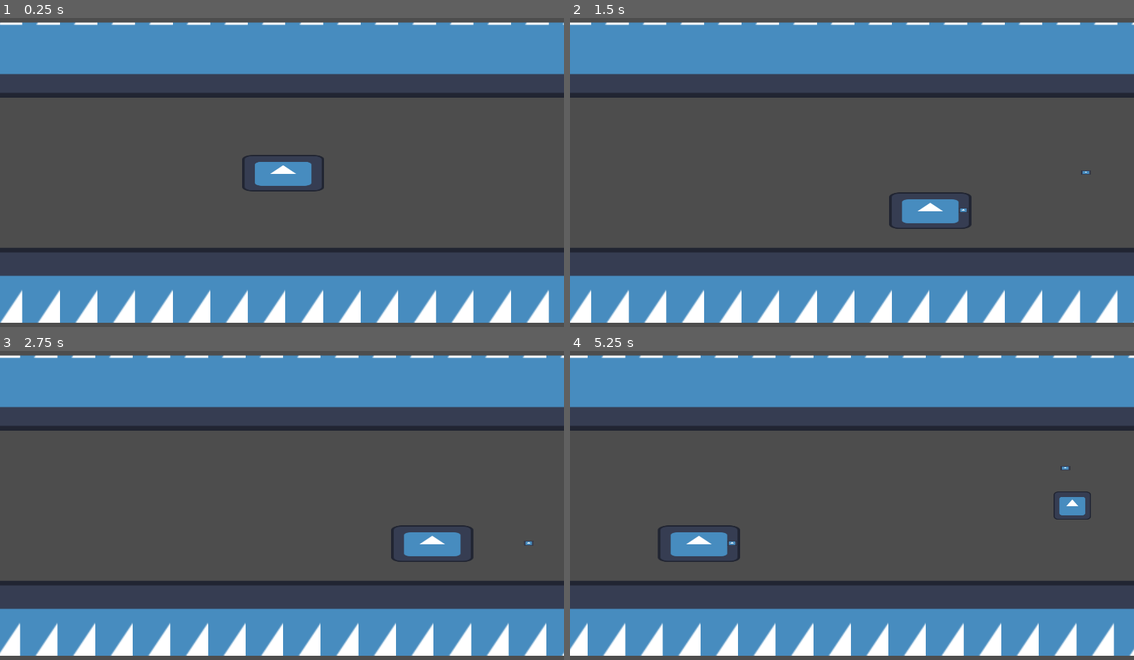
Above: before the commit, frames 1-4 (two rows, left to right).
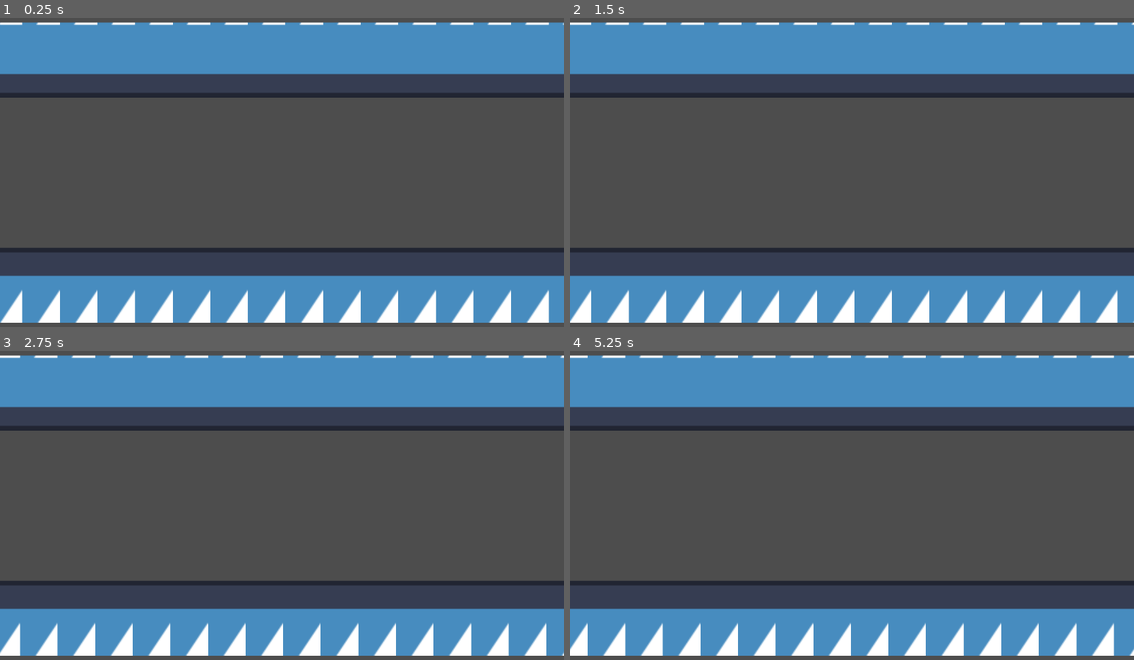
Above: after the commit, the same moments.

Repository: LuisGarrillo/frame-breakers
Game: Godot game, scene res://scenes/level/level.tscn
Same seed, same stepped clock (60 frames per second), same inputs: the game is played once before the commit and once after it. The engine's default icon, where the game draws it, is replaced by a stand-in: a white triangle on a blue panel in a dark square.
Inputs:
- Up to frame 1 (0.25 s): no input
- Up to frame 2 (1.5 s): hold Right (right) 0.53-1.28 s; tap Space (Attack) at 0.6, 1.35 s; hold Down (down) from 1.28 s (still down)
- Up to frame 3 (2.75 s): release Down (down) at 2.03 s; hold Right (right) from 2.03 s (still down); tap Space (Attack) at 2.1 s
- Up to frame 4 (5.25 s): release Right (right) at 2.78 s; hold Up (up) 2.78-3.53 s; tap Space (Attack) every 0.75 s from 2.85 to 5.1 s; hold Left (left) 3.53-5.03 s; hold Down (down) from 5.03 s (still down)

The runs differ from the first frame. In frame 1, 1.0% of the frame differs, in the area x 42-58%, y 44-57%; in frame 2, 1.1%; in frame 3, 1.0%; in frame 4, 1.4%, in the area x 15-93%, y 37-69%.
Error after the commit: Parse Error: Expected indented block after function declaration. (res://scripts/level/level.gd:51)

Commit message:
Set up start screen

Diff:
--- a/frame-breakers/project.godot
+++ b/frame-breakers/project.godot
@@ -64,6 +64,11 @@
 "events": [Object(InputEventKey,"resource_local_to_scene":false,"resource_name":"","device":-1,"window_id":0,"alt_press …(195 unchanged characters)…
 ]
 }
+accept={
+"deadzone": 0.2,
+"events": [Object(InputEventKey,"resource_local_to_scene":false,"resource_name":"","device":-1,"window_id":0,"alt_pressed":false,"shift_pressed":false,"ctrl_pressed":false,"meta_pressed":false,"pressed":false,"keycode":0,"physical_keycode":4194309,"key_label":0,"unicode":0,"location":0,"echo":false,"script":null)
+]
+}
 
 [layer_names]
 
--- a/frame-breakers/scenes/level/level.tscn
+++ b/frame-breakers/scenes/level/level.tscn
@@ -9,6 +9,9 @@
 [node name="Level" type="Node2D"]
 script = ExtResource("1_nbgty")
 time_ratio = 10
+speed_change_ratio = null
+enemy_wait_shoot_decreaser = null
+enemy_wait_shoot = null
 
 [node name="WallsHolderA" type="Node2D" parent="." node_paths=PackedStringArray("wallA", "wallB")]
 position = Vector2(0, 64)
@@ -39,6 +42,7 @@
 [node name="HazardHolder" type="Node2D" parent="."]
 
 [node name="Player" parent="." instance=ExtResource("1_h3e3j")]
+position = Vector2(-277, 0)
 
 [node name="Camera2D" type="Camera2D" parent="."]
 position = Vector2(0, -1)
@@ -48,7 +52,6 @@
 
 [node name="EnemyGeneration" type="Timer" parent="."]
 wait_time = 5.0
-autostart = true
 
 [connection signal="add_projectile" from="Player" to="." method="_on_player_add_projectile"]
 [connection signal="timeout" from="EnemyGeneration" to="." method="_on_enemy_generation_timeout"]
--- a/frame-breakers/scripts/level/level.gd
+++ b/frame-breakers/scripts/level/level.gd
@@ -11,6 +11,7 @@
 @export var time_ratio : int = 30
 @export var speed_change_ratio : float = 1.2
 
+var active : bool = false
 var frame_accumulator : float = 0
 var accumulator := 0
 var increment : int
@@ -30,6 +31,9 @@
 const ENEMY = preload("res://scenes/level/enemy.tscn")
 
 func _physics_process(delta: float) -> void:
+	if not active:
+		return
+
 	if increment == 5:
 		return
 
@@ -43,6 +47,9 @@
 		increment += 1
 		check_increment()
 		Global.speed *= speed_change_ratio
+
+func _input(event: InputEvent) -> void:
+
 
 func check_increment() -> void:
 	if increment == 2:
--- a/frame-breakers/scripts/level/player.gd
+++ b/frame-breakers/scripts/level/player.gd
@@ -19,7 +19,7 @@
 var right_range = (Global.screen_width / 2) - 32 * 2
 var left_range = right_range * -1
 
-var is_locked := false
+var is_locked := true
 
 var initial_speed = Global.speed
 
Binary file added: frame-breakers/assets/fonts/monogram-extended.ttf
Not shown, added: frame-breakers/assets/fonts/monogram-extended.ttf.import
